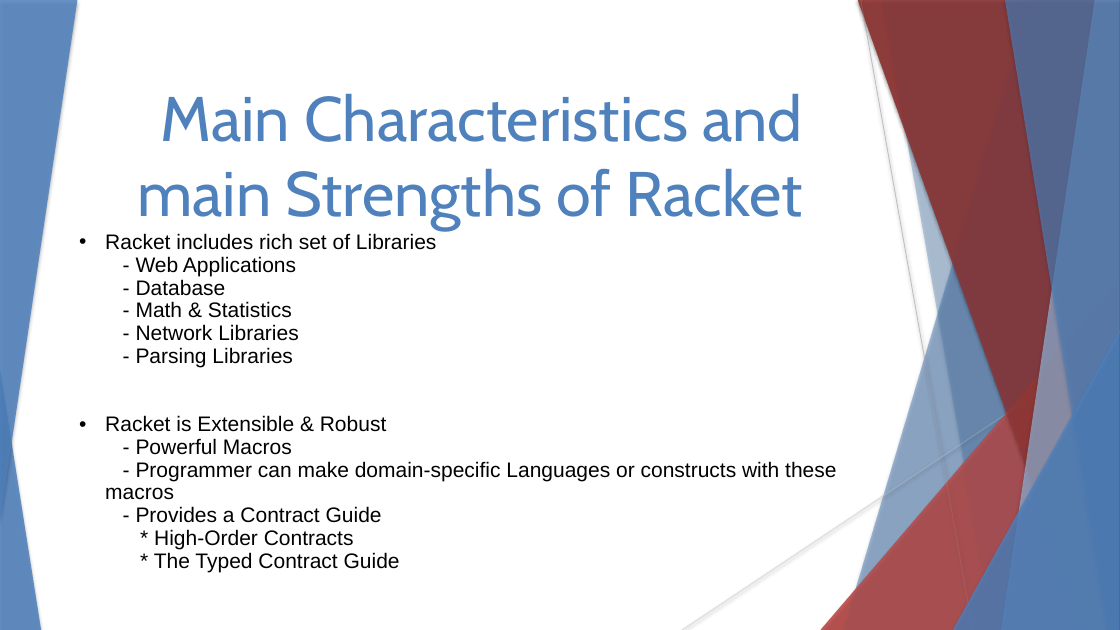
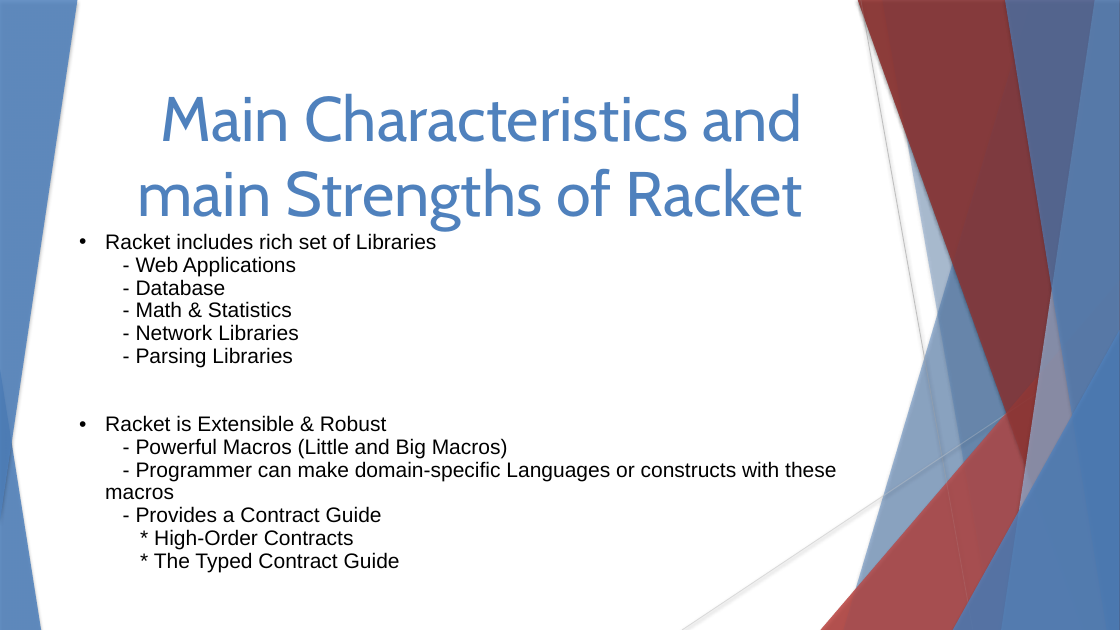
Before and after one commit to stevester94/CSC201_Project, a slide deck: slide 6 of CSC201Sec3Proj3Team4.pptx. Drawn at 1120x630 pixels with LibreOffice and Linux fonts; fonts in the diff are those of the drawing. Boxes give left, top, right and bottom in pixels: in the first picture for what was removed or moved away, otherwise in the second. Text is boxed around its words. In the diff, an @@ line names an element or a change of style, - is before the commit and + after.

```diff
--- a/CSC201Sec3Proj3Team4.pptx
+++ b/CSC201Sec3Proj3Team4.pptx
@@ text at (105,415,836,572): text changed @@
-• Racket is Extensible & Robust
-  - Powerful Macros
-  - Programmer can make domain-specific Languages or constructs with these macros
-  - Provides a Contract Guide
-  * High-Order Contracts
-  * The Typed Contract Guide
+• Racket is Extensible & Robust
+  - Powerful Macros (Little and Big Macros)
+  - Programmer can make domain-specific Languages or constructs with these macros
+  - Provides a Contract Guide
+  * High-Order Contracts
+  * The Typed Contract Guide
```
Also in this commit, not shown: 2 other slides changed.
